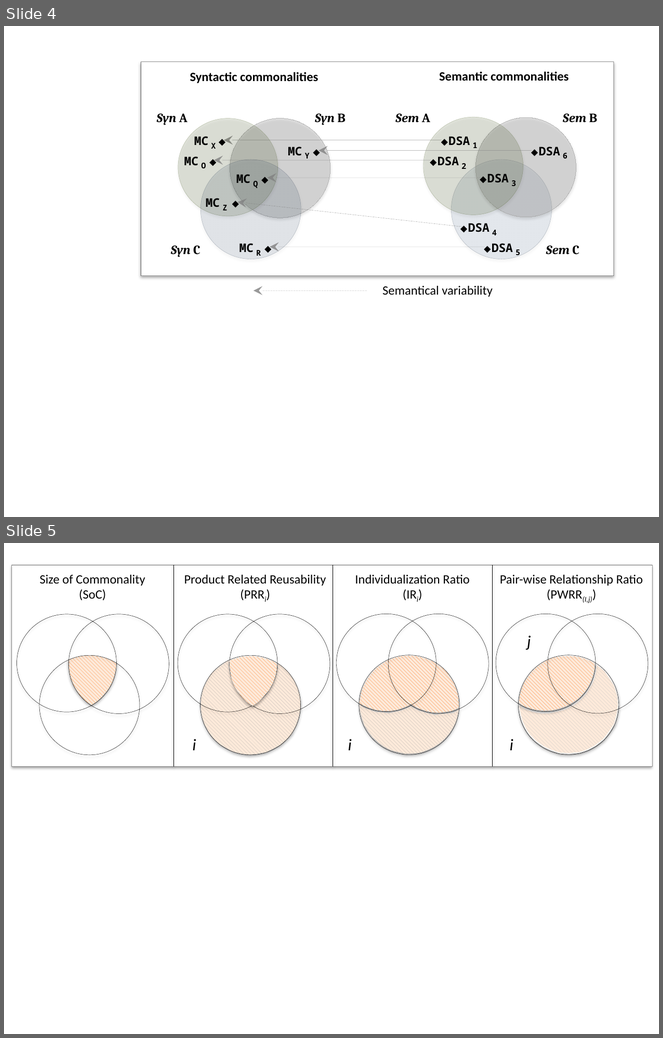
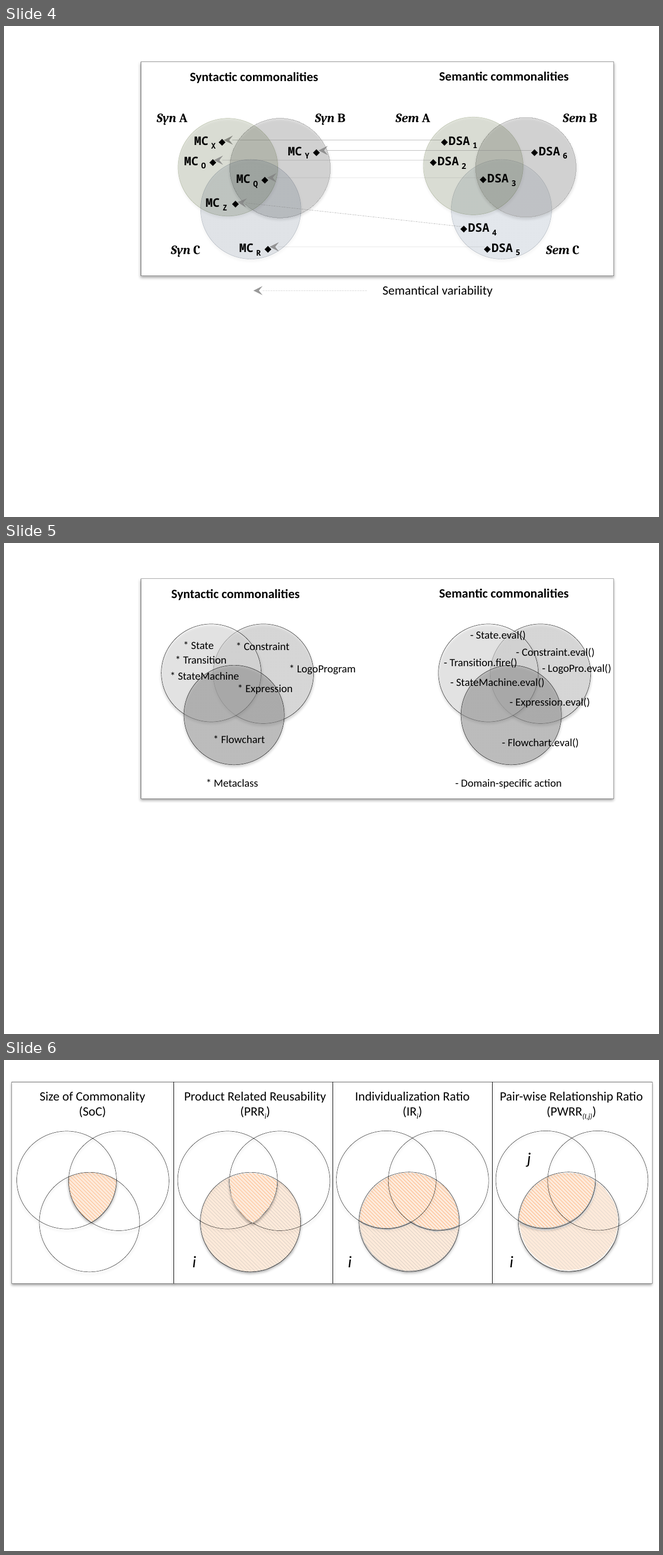
Before and after one commit to damenac/puzzle, a slide deck: papers/2016-ICSR-ModulesExtraction/images/domains.pptx. Shown one above the other, each under a label of ours: slides 4 and 5 before the commit, slides 4, 5 and 6 after it. The pictures are 663x1038 and 663x1555 pixels, drawn with LibreOffice and Linux fonts; fonts in the diff are those of the drawing. Boxes give left, top, right and bottom in pixels: in the first picture for what was removed or moved away, otherwise in the second. Text is boxed around its words. In the diff, an @@ line names an element or a change of style, - is before the commit and + after.

```diff
--- a/papers/2016-ICSR-ModulesExtraction/images/domains.pptx
+++ b/papers/2016-ICSR-ModulesExtraction/images/domains.pptx
@@ slide 5 added at (4, 543, 659, 1034), background #FFFFFF @@
@@ rectangle added at (141, 579, 614, 799), fill #FFFFFF, outline #000000 0.25 pt @@
@@ text added at (171, 589, 300, 600), 14 pt, text #000000, bold @@
+Syntactic commonalities
@@ text added at (439, 588, 569, 598), 14 pt, text #000000, bold @@
+Semantic commonalities
@@ ellipse added at (161, 624, 261, 722), fill #F2F2F2 at 50% opacity, outline #000000 0.25 pt @@
@@ ellipse added at (213, 624, 313, 724), fill #D9D9D9 at 50% opacity, outline #000000 0.25 pt @@
@@ ellipse added at (438, 624, 538, 722), fill #F2F2F2 at 50% opacity, outline #000000 0.25 pt @@
@@ text added at (476, 629, 526, 642), 12 pt, text #000000 @@
+- State.eval()
@@ ellipse added at (490, 624, 591, 724), fill #D9D9D9 at 50% opacity, outline #000000 0.25 pt @@
@@ text added at (191, 642, 214, 649), 12 pt, text #000000 @@
+* State
@@ text added at (244, 641, 289, 653), 12 pt, text #000000 @@
+* Constraint
@@ text added at (522, 647, 595, 659), 12 pt, text #000000 @@
+- Constraint.eval()
@@ text added at (183, 655, 227, 667), 12 pt, text #000000 @@
+* Transition
@@ ellipse added at (184, 666, 284, 765), fill #A6A6A6 at 50% opacity, outline #000000 0.25 pt @@
@@ text added at (297, 664, 356, 676), 12 pt, text #000000 @@
+* LogoProgram
@@ text added at (450, 657, 517, 669), 12 pt, text #000000 @@
+- Transition.fire()
@@ ellipse added at (461, 666, 561, 765), fill #A6A6A6 at 50% opacity, outline #000000 0.25 pt @@
@@ text added at (548, 663, 611, 676), 12 pt, text #000000 @@
+- LogoPro.eval()
@@ text added at (178, 671, 240, 683), 12 pt, text #000000 @@
+* StateMachine
@@ text added at (245, 683, 293, 695), 12 pt, text #000000 @@
+* Expression
@@ text added at (456, 677, 545, 689), 12 pt, text #000000 @@
+- StateMachine.eval()
@@ text added at (516, 697, 590, 709), 12 pt, text #000000 @@
+- Expression.eval()
@@ text added at (221, 735, 265, 743), 12 pt, text #000000 @@
+* Flowchart
@@ text added at (508, 737, 579, 749), 12 pt, text #000000 @@
+- Flowchart.eval()
@@ text added at (214, 779, 258, 787), 12 pt, text #000000 @@
+* Metaclass
@@ text added at (461, 779, 562, 789), 12 pt, text #000000 @@
+- Domain-specific action
@@ what was slide 5 is now slide 6 @@
```
Also in this commit, not shown: 1 slide changed, 1 other slide added, 33 other files.
